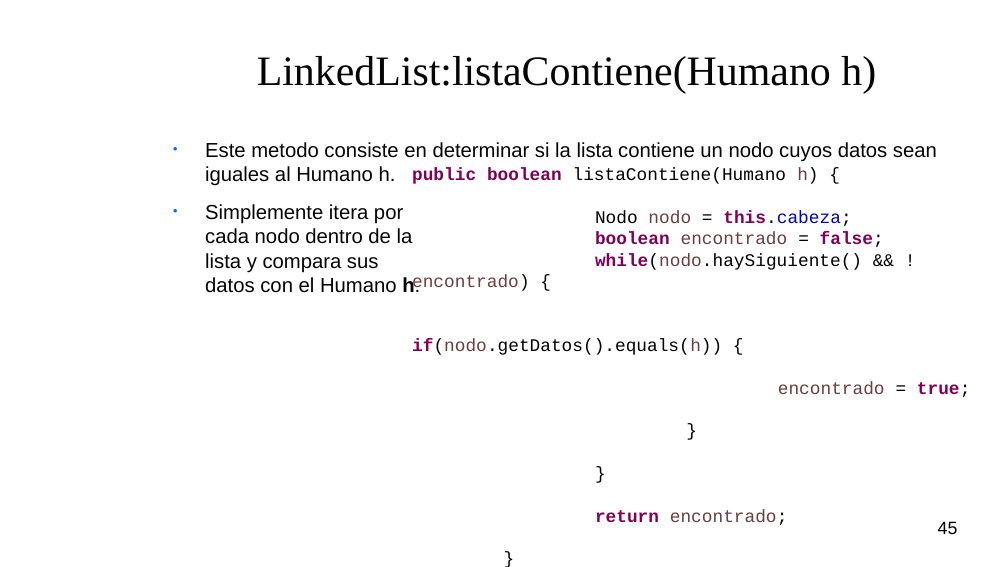
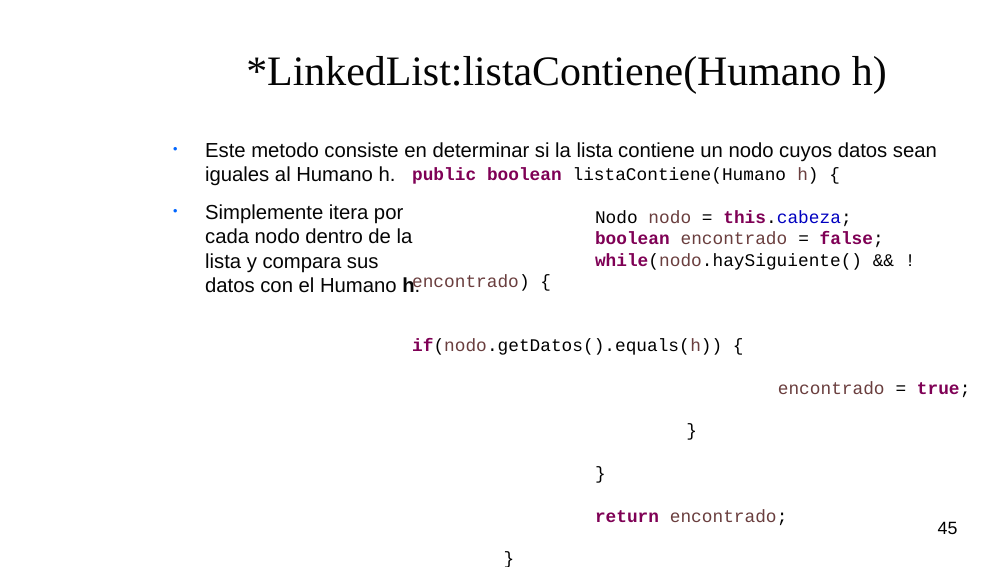
Before and after one commit to M-T3K/UPM, a slide deck: slide 45 of Clases de Apoyo/Objetos - 24Abril2018/Objetos.odp. Drawn at 1008x567 pixels with LibreOffice and Linux fonts; fonts in the diff are those of the drawing; background and template pictures are left out. Boxes give left, top, right and bottom in pixels: in the first picture for what was removed or moved away, otherwise in the second. Text is boxed around its words. In the diff, an @@ line names an element or a change of style, - is before the commit and + after.

```diff
--- a/Clases de Apoyo/Objetos - 24Abril2018/Objetos.odp
+++ b/Clases de Apoyo/Objetos - 24Abril2018/Objetos.odp
@@ title at [246, 56, 887, 93]: text changed @@
-LinkedList:listaContiene(Humano h)
+*LinkedList:listaContiene(Humano h)
```
Also in this commit, not shown: 10 other slides changed.
